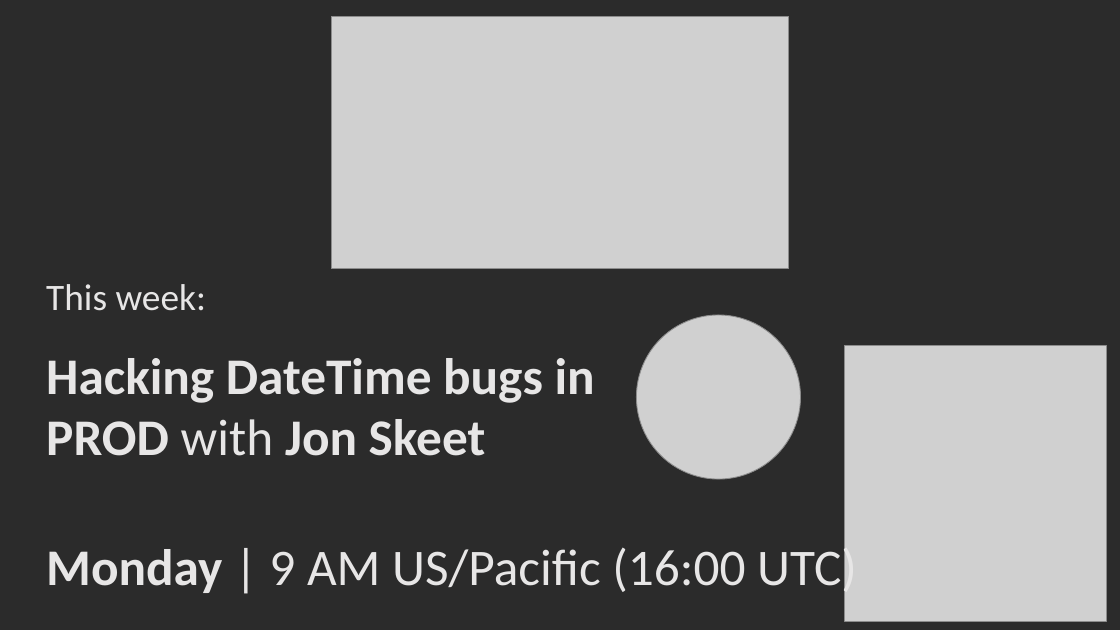
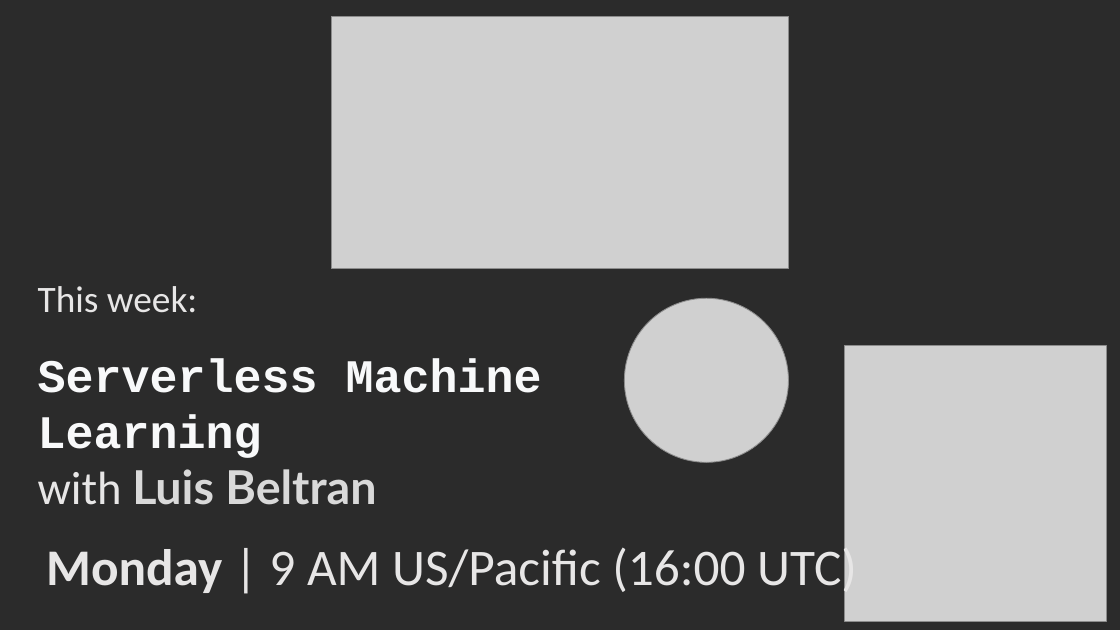
Before and after one commit to CamSoper/thedotnetdocs, a slide deck: slide 9 of media/bumpers/Bumpers.pptx. Drawn at 1120x630 pixels with LibreOffice and Linux fonts; fonts in the diff are those of the drawing; grey boxes stand for pictures; background and template pictures are left out; a plain dark background stands for a picture behind light text. Boxes give left, top, right and bottom in pixels: in the first picture for what was removed or moved away, otherwise in the second. Text is boxed around its words. In the diff, an @@ line names an element or a change of style, - is before the commit and + after.

```diff
--- a/media/bumpers/Bumpers.pptx
+++ b/media/bumpers/Bumpers.pptx
@@ text at (38,286,542,505): text changed; size 44 to 40 pt; font Calibri to Courier New; text colour #E7E6E6 to #F8F9FA @@
-This week:
-Hacking DateTime bugs in PROD with Jon Skeet
+This week:
+Serverless Machine Learning
+with Luis Beltran
@@ picture: place and size @@
-picture at (637,315,801,479)
+picture at (624,298,788,462)
```
Also in this commit, not shown: 3 slides added, 1 slide removed.
